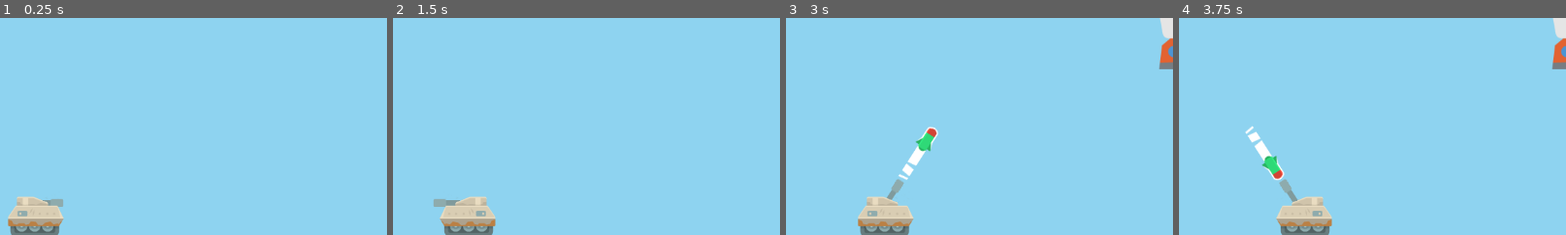
Above: before the commit, frames 1-4 (left to right).
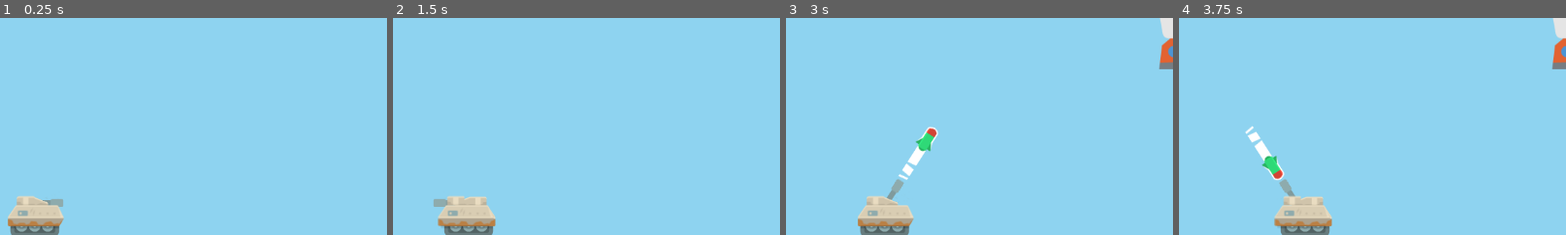
Above: after the commit, the same moments.

Repository: KristoByte/DreamTanks
Game: Godot game, scene res://main.tscn
The game is run twice, just before and just after one commit, with the same random seed, the same clock (stepped at 60 frames per second) and the same inputs.
Inputs (mouse positions are % of the whole screen's width and height, from its top left):
- Up to frame 1 (0.25 s): no input
- Up to frame 2 (1.5 s): tap Enter at 0.5 s; move the mouse to (72, 45) at 0.52 s; hold D (move_right) 0.53-1.28 s; click (72, 45) at 0.6 s; move the mouse to (30, 55) at 1.27 s; hold A (move_left) from 1.28 s (still down); tap Mouse wheel down (aim_down) at 1.35 s
- Up to frame 3 (3 s): click (30, 55) at 1.55 s; move the mouse to (60, 28) at 2.02 s; release A (move_left) at 2.03 s; hold Mouse wheel up (aim_up) 2.03-2.78 s; hold D (move_right) from 2.03 s (still down); click (60, 28) at 2.3 s; move the mouse to (45, 70) at 2.77 s; click (45, 70) at 2.85 s
- Up to frame 4 (3.75 s): move the mouse to (80, 65) at 3.52 s; release D (move_right) at 3.53 s; hold A (move_left) from 3.53 s (still down); click (80, 65) at 3.6 s
The pictures show only the part of the screen within x 1-51%, y 29-79%; the shares and areas given below are measured in that part.

The runs differ from the first frame. In frame 1, 0.1% of the frame differs, in the area x 2-17%, y 82-96%; in frame 2, 0.5%, in the area x 11-26%, y 82-96%; in frame 3, 0.1%; in frame 4, 0.5%.

Commit message:
created animation for parts falling off

Diff:
--- a/bullet.gd
+++ b/bullet.gd
@@ -1,4 +1,7 @@
 extends Area2D
+
+signal objHit
+#need to connect this signal so main can hear if an object is destroyed so it will start the obj timer
 
 @export var explosion_scene : PackedScene
 
@@ -21,6 +24,7 @@
 	if body.is_in_group("obstacles"):
 		var explosion = explosion_scene.instantiate()
 		body.add_child(explosion)
+		objHit.emit()
 	queue_free()
 
 func _on_visible_on_screen_notifier_2d_screen_exited():
--- a/player.gd
+++ b/player.gd
@@ -96,17 +96,19 @@
 		b.speed = 750
 
 	#need to work on obstacles next so you can test the hit animations
-	#maybe add animation for the "part" falling off?
-	#need to make fram for aim up for one and two hit (maybe get new frames for all?)
+
+
 
 
 func _on_hit():
 	hit_count += 1
 	if hit_count == 1:
 		$TankBody.animation = "one_hit"
+		$AnimationPlayer.play("part_1_falling")
 	if hit_count == 2:
 		$TankBody.animation = "two_hit"
+		$AnimationPlayer.play("part_2_falling")
 	if hit_count == 3:
 		hide()
-	hit.emit()
-	$CollisionShape2D.set_deferred("disabled", true)
+		hit.emit()
+		$CollisionShape2D.set_deferred("disabled", true)
--- a/player.tscn
+++ b/player.tscn
@@ -6,6 +6,8 @@
 [ext_resource type="Texture2D" uid="uid://cjjd5hnwgvgv3" path="res://Assets/tank1NoMuzzle.png" id="4_mx707"]
 [ext_resource type="Texture2D" uid="uid://b1k4ijb6addiw" path="res://Assets/tank2NoMuzzle.png" id="5_khyry"]
 [ext_resource type="Texture2D" uid="uid://ckoeul67qfhu6" path="res://Assets/tank3NoMuzzle.png" id="6_hctnl"]
+[ext_resource type="Texture2D" uid="uid://c1y4inifadlcx" path="res://Assets/tank_top.png" id="7_630fs"]
+[ext_resource type="Texture2D" uid="uid://c7p1liyxomjve" path="res://Assets/tank_body_part.png" id="8_obqmk"]
 
 [sub_resource type="SpriteFrames" id="SpriteFrames_jyi0a"]
 animations = [{
@@ -47,6 +49,140 @@
 "name": &"two_hit",
 "speed": 5.0
 }]
+
+[sub_resource type="SpriteFrames" id="SpriteFrames_sgen8"]
+animations = [{
+"frames": [{
+"duration": 1.0,
+"texture": ExtResource("7_630fs")
+}],
+"loop": true,
+"name": &"default",
+"speed": 5.0
+}]
+
+[sub_resource type="SpriteFrames" id="SpriteFrames_d4h1b"]
+animations = [{
+"frames": [{
+"duration": 1.0,
+"texture": ExtResource("8_obqmk")
+}],
+"loop": true,
+"name": &"default",
+"speed": 5.0
+}]
+
+[sub_resource type="Animation" id="Animation_csxak"]
+resource_name = "part_1_falling"
+tracks/0/type = "value"
+tracks/0/imported = false
+tracks/0/enabled = true
+tracks/0/path = NodePath("TankTop:frame")
+tracks/0/interp = 1
+tracks/0/loop_wrap = true
+tracks/0/keys = {
+"times": PackedFloat32Array(0.166667),
+"transitions": PackedFloat32Array(1),
+"update": 1,
+"values": [0]
+}
+tracks/1/type = "value"
+tracks/1/imported = false
+tracks/1/enabled = true
+tracks/1/path = NodePath("TankTop:position")
+tracks/1/interp = 1
+tracks/1/loop_wrap = true
+tracks/1/keys = {
+"times": PackedFloat32Array(0.2, 0.933333),
+"transitions": PackedFloat32Array(1, 1),
+"update": 0,
+"values": [Vector2(-1, -3), Vector2(-1, 500)]
+}
+
+[sub_resource type="Animation" id="Animation_gy7rh"]
+length = 0.001
+tracks/0/type = "value"
+tracks/0/imported = false
+tracks/0/enabled = true
+tracks/0/path = NodePath("TankTop:position")
+tracks/0/interp = 1
+tracks/0/loop_wrap = true
+tracks/0/keys = {
+"times": PackedFloat32Array(0),
+"transitions": PackedFloat32Array(1),
+"update": 0,
+"values": [Vector2(-1, -3)]
+}
+tracks/1/type = "value"
+tracks/1/imported = false
+tracks/1/enabled = true
+tracks/1/path = NodePath("TankTop:frame")
+tracks/1/interp = 1
+tracks/1/loop_wrap = true
+tracks/1/keys = {
+"times": PackedFloat32Array(0),
+"transitions": PackedFloat32Array(1),
+"update": 1,
+"values": [0]
+}
+tracks/2/type = "value"
+tracks/2/imported = false
+tracks/2/enabled = true
+tracks/2/path = NodePath("TankMiddle:frame")
+tracks/2/interp = 1
+tracks/2/loop_wrap = true
+tracks/2/keys = {
+"times": PackedFloat32Array(0),
+"transitions": PackedFloat32Array(1),
+"update": 1,
+"values": [0]
+}
+tracks/3/type = "value"
+tracks/3/imported = false
+tracks/3/enabled = true
+tracks/3/path = NodePath("TankMiddle:position")
+tracks/3/interp = 1
+tracks/3/loop_wrap = true
+tracks/3/keys = {
+"times": PackedFloat32Array(0),
+"transitions": PackedFloat32Array(1),
+"update": 0,
+"values": [Vector2(-1, -3)]
+}
+
+[sub_resource type="Animation" id="Animation_p5gma"]
+resource_name = "part_2_falling"
+tracks/0/type = "value"
+tracks/0/imported = false
+tracks/0/enabled = true
+tracks/0/path = NodePath("TankMiddle:frame")
+tracks/0/interp = 1
+tracks/0/loop_wrap = true
+tracks/0/keys = {
+"times": PackedFloat32Array(0.2),
+"transitions": PackedFloat32Array(1),
+"update": 1,
+"values": [0]
+}
+tracks/1/type = "value"
+tracks/1/imported = false
+tracks/1/enabled = true
+tracks/1/path = NodePath("TankMiddle:position")
+tracks/1/interp = 1
+tracks/1/loop_wrap = true
+tracks/1/keys = {
+"times": PackedFloat32Array(0.166667, 0.866667),
+"transitions": PackedFloat32Array(1, 1),
+"update": 0,
+"values": [Vector2(-1, -3), Vector2(-1, 500)]
+}
+
+[sub_resource type="AnimationLibrary" id="AnimationLibrary_2uhkf"]
+_data = {
+"RESET": SubResource("Animation_gy7rh"),
+"part_1_falling": SubResource("Animation_csxak"),
+"part_2_falling": SubResource("Animation_p5gma")
+}
 
 [node name="Player" type="Area2D"]
 collision_mask = 2
@@ -64,4 +200,17 @@
 [node name="TankBody" type="AnimatedSprite2D" parent="."]
 sprite_frames = SubResource("SpriteFrames_40ywx")
 
+[node name="TankTop" type="AnimatedSprite2D" parent="."]
+position = Vector2(-1, -3)
+sprite_frames = SubResource("SpriteFrames_sgen8")
+
+[node name="TankMiddle" type="AnimatedSprite2D" parent="."]
+position = Vector2(-1, -3)
+sprite_frames = SubResource("SpriteFrames_d4h1b")
+
+[node name="AnimationPlayer" type="AnimationPlayer" parent="."]
+libraries = {
+"": SubResource("AnimationLibrary_2uhkf")
+}
+
 [connection signal="body_entered" from="." to="." method="_on_body_entered"]
Binary file added: Assets/tank_body_part.png
Binary file added: Assets/tank_top.png
Not shown: 1 places in player.tscn that only renumber resources
